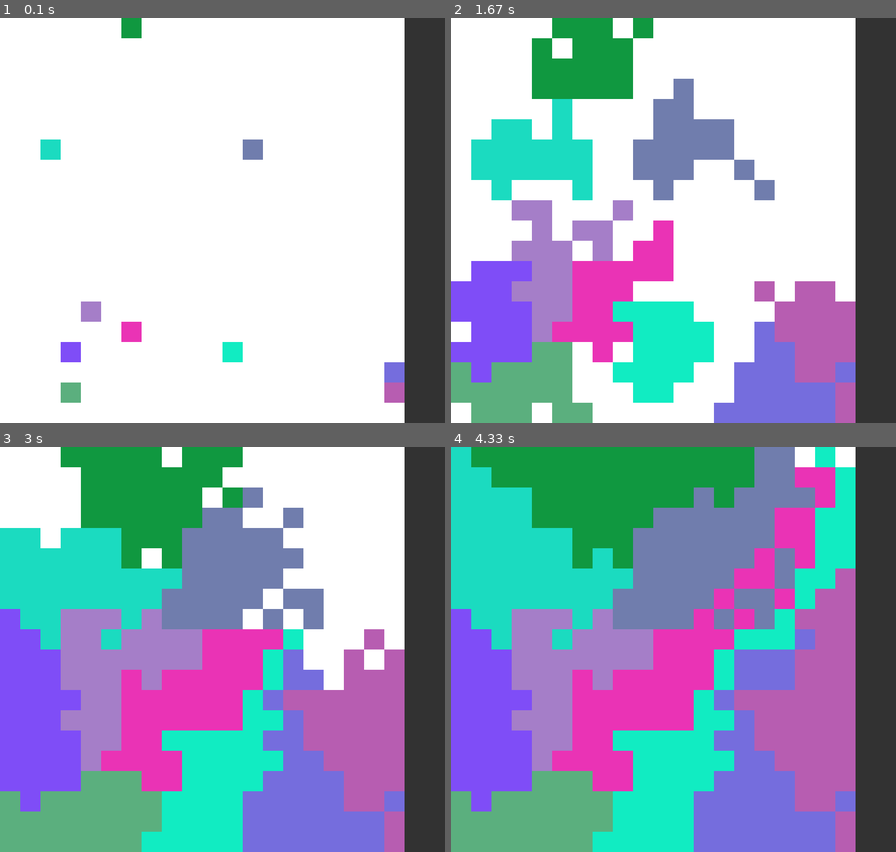
Above: before the commit, frames 1-4 (two rows, left to right).
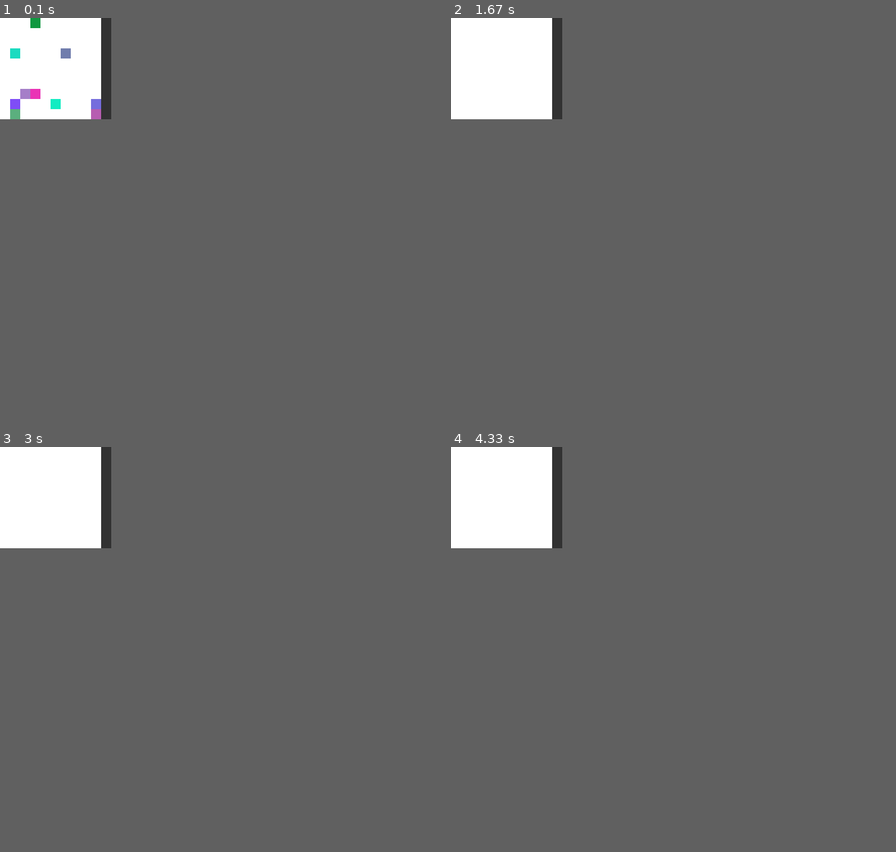
Above: after the commit, the same moments.

Repository: Daniel908009/Pixel-Strategy-Pygame
Game: pygame game, started from main.py
The game is run twice, just before and just after one commit, with the same random seed, the same clock (stepped at 60 frames per second) and the same inputs.
Inputs:
- Up to frame 1 (0.1 s): no input
- Up to frame 2 (1.67 s): no input
- Up to frame 3 (3 s): no input
- Up to frame 4 (4.33 s): no input
In our replay, the window is 880x800 before the commit and 220x200 after it. These sizes can differ from the game's own. Grey fills any space a smaller window leaves; there, only what the larger window draws over its background counts as a difference.

The runs differ from the first frame. In frame 1, 12% of the frame differs, in the area x 2-100%, y 0-100%; in frame 2, 50%; in frame 3, 80%; in frame 4, 82%, in the area x 0-100%, y 0-100%.

Commit message:
Updated main.py
Unfortunately no multicoring will work with this pygame.

Diff:
--- a/main.py
+++ b/main.py
@@ -1,8 +1,5 @@
-# futere updates will adress and will potentialy include multicoring as current one thread is starting to be not enough
-# Also peace function will have to be advanced, currently its only temporary solution
+# Description: Main file of the game, here the game logic is implemented
 
-
-import multiprocessing
 import threading
 import pygame
 import random
@@ -12,8 +9,9 @@
 pygame.init()
 
 # map logic and free tiles logic
-map_size = 20
-pixel_size = 40
+map_size = 10
+pixel_size = 20
+ratio = (1, 2)
 map = []
 map_free_tiles = map_size*map_size
 map_occupied_tiles = []
@@ -72,14 +70,11 @@
 initial_check = True
 Threads_started = False
 sended = False
+just_once = True
 
 # trying to implement multithreading, maybe it will help with the performance
 thread1 = threading.Thread(target=drawing_players)
 thread2 = threading.Thread(target=map_logic, args=(game_speed, num_players))
-
-# proceses, currently under development
-# p1 = multiprocessing.Process(target=drawing_players)
-# p2 = multiprocessing.Process(target=map_logic, args=(game_speed, num_players))
 
 # Main loop
 while running:
@@ -120,7 +115,9 @@
                     list_of_similar.clear()
 
     # removing occupied tiles from free tiles
-        map_free_tiles = remove_occupied_tiles(players, num_players, map_free_tiles, map_occupied_tiles, index_version_of_free_tiles)
+        if just_once:
+            map_free_tiles = remove_occupied_tiles(players, num_players, map_free_tiles, map_occupied_tiles, index_version_of_free_tiles)
+            just_once = False
 
     #check is done
         if needs_recheck:
